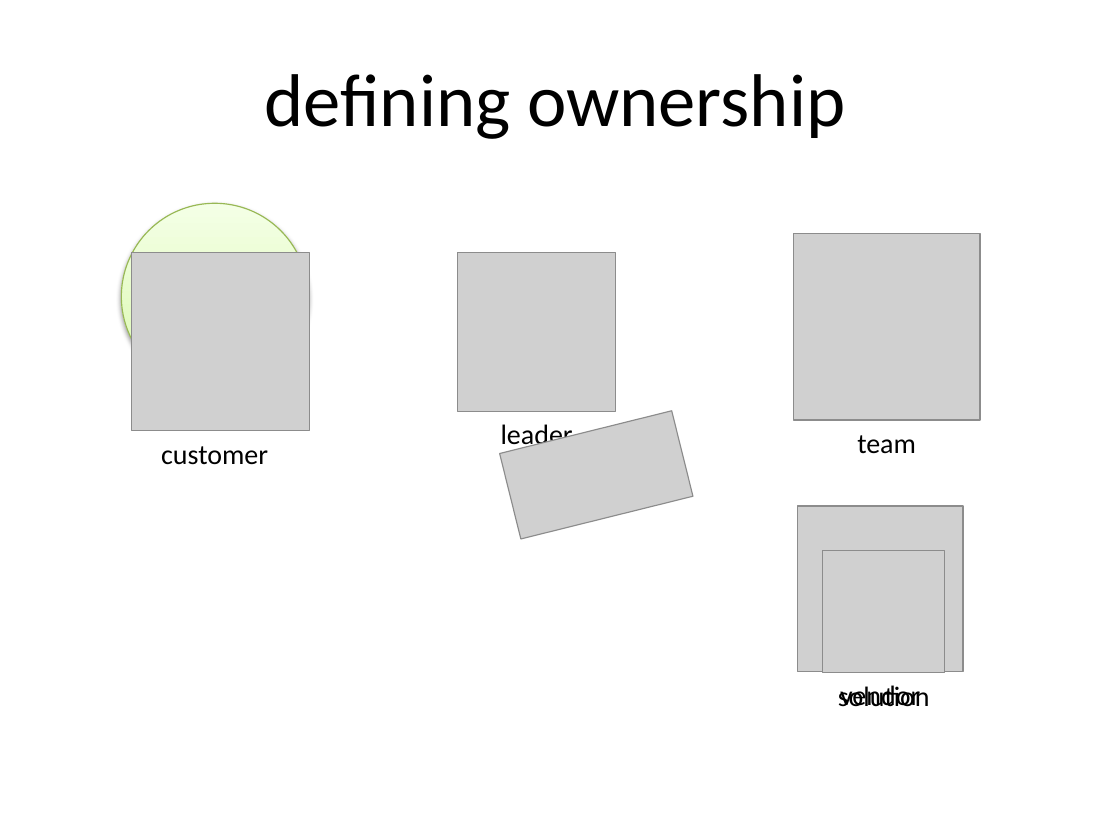
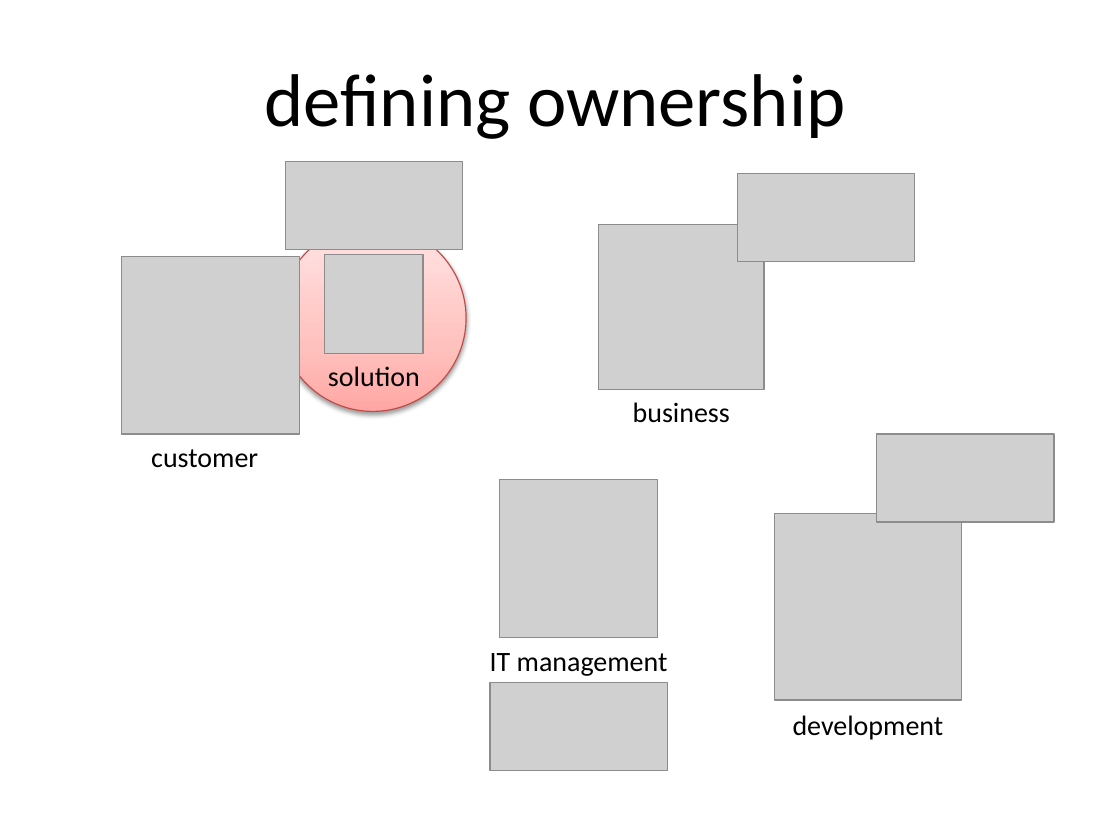
Before and after one commit to dsietz/open-source-model, a slide deck: slide 4 of Adopting the Open Source Model.pptx (slide 5 before the commit). Drawn at 1120x840 pixels with LibreOffice and Linux fonts; fonts in the diff are those of the drawing; grey boxes stand for pictures. Boxes give left, top, right and bottom in pixels: in the first picture for what was removed or moved away, otherwise in the second. Text is boxed around its words. In the diff, an @@ line names an element or a change of style, - is before the commit and + after.

```diff
--- a/Adopting the Open Source Model.pptx
+++ b/Adopting the Open Source Model.pptx
@@ picture at (286,161,463,250): rotation 346 to 0 degrees @@
@@ picture added at (737,174,914,262) @@
@@ ellipse removed at (121,203,308,390) @@
@@ ellipse added at (279,225,466,412), fill gradient #FFA6A5 to #FFC0BF to #FFE7E7, outline #BF4C48 0.75 pt @@
@@ picture: place and size @@
-picture at (797,506,963,672)
+picture at (598,224,764,390)
@@ picture: place and size @@
-picture at (131,253,309,431)
+picture at (121,256,299,435)
@@ picture added at (325,255,423,354) @@
@@ text "solution": place and size @@
-text "solution" at (838,685,930,707)
+text "solution" at (328,366,420,387)
@@ text added at (633,402,730,423), 18 pt, text #000000 @@
+business
@@ text "customer": place and size @@
-text "customer" at (161,446,268,465)
+text "customer" at (151,449,258,468)
@@ text removed at (501,424,573,451) @@
-leader
@@ rounded rectangle removed at (516,423,677,528) @@
@@ rectangle removed at (528,439,665,511) @@
-OWNER
@@ text removed at (857,435,916,454) @@
-team
@@ picture added at (877,435,1054,523) @@
@@ picture: place and size @@
-picture at (457,253,616,412)
+picture at (500,479,659,638)
@@ picture: place and size @@
-picture at (793,233,980,420)
+picture at (775,513,962,700)
@@ picture removed at (822,550,944,672) @@
@@ text added at (490,653,668,676), 18 pt, text #000000 @@
+IT management
@@ picture added at (491,683,668,772) @@
@@ text removed at (840,685,920,707) @@
-vendor
@@ text added at (793,715,944,740), 18 pt, text #000000 @@
+development
```
Also in this commit, not shown: 7 other slides changed, 2 slides added.
